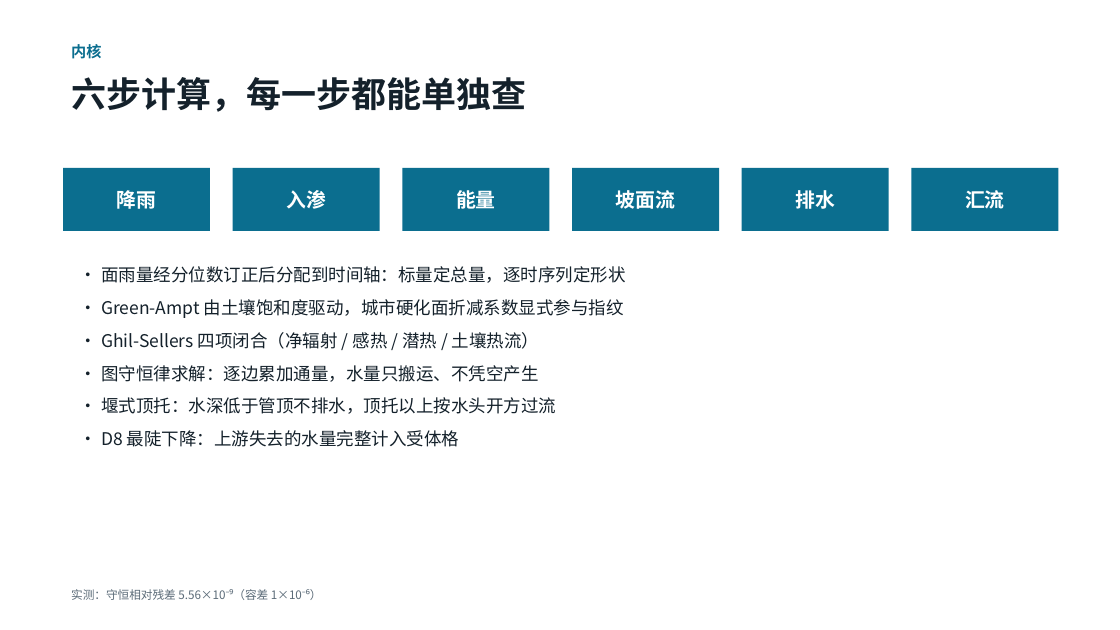
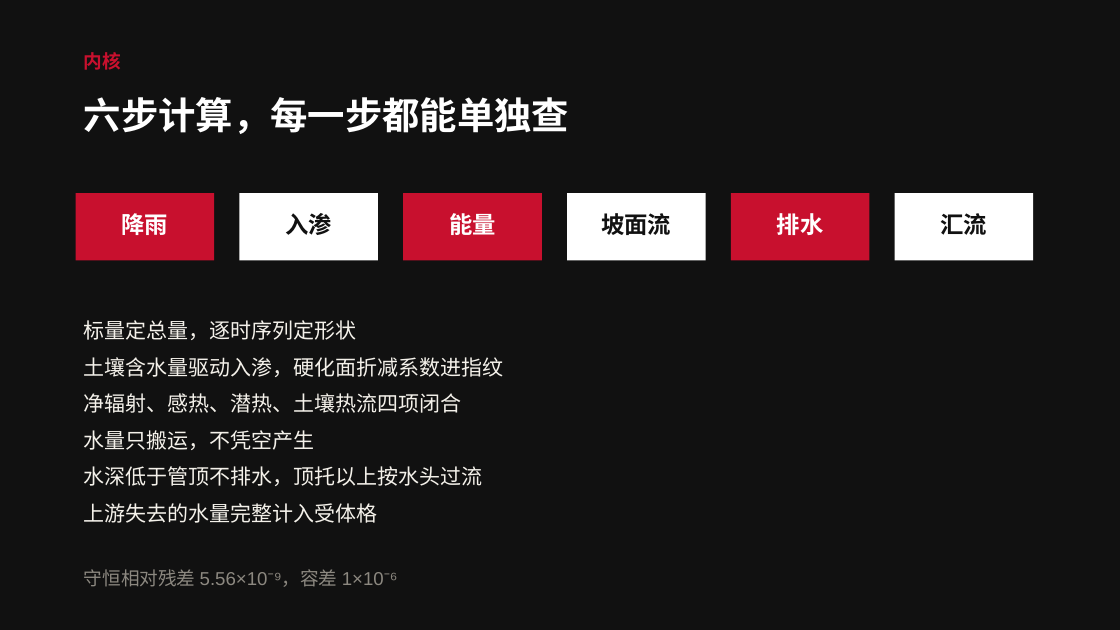
Before and after one commit to toki0413/typhoeus, a slide deck: slide 5 of docs/demo/typhoeus-demo.pptx. Drawn at 1120x630 pixels with LibreOffice and Linux fonts; fonts in the diff are those of the drawing. Boxes give left, top, right and bottom in pixels: in the first picture for what was removed or moved away, otherwise in the second. Text is boxed around its words. In the diff, an @@ line names an element or a change of style, - is before the commit and + after.

```diff
--- a/docs/demo/typhoeus-demo.pptx
+++ b/docs/demo/typhoeus-demo.pptx
@@ rectangle added at [0,0,1120,630], fill #111111 @@
@@ text "内核": place and size @@
-text "内核" at [71,44,101,59]
+text "内核" at [84,52,121,70]
@@ text "内核" at [84,52,121,70]: size 13 to 16 pt, font Noto Sans CJK SC to Arial, text colour #0B6E8F to #C8102E @@
@@ text "六步计算，每一步都能单独查": place and size @@
-text "六步计算，每一步都能单独查" at [71,77,526,112]
+text "六步计算，每一步都能单独查" at [84,97,570,134]
@@ text "六步计算，每一步都能单独查" at [84,97,570,134]: size 30 to 32 pt, font Noto Sans CJK SC to Arial, text colour #14212B to #FFFFFF @@
@@ text "降雨": place and size @@
-text "降雨" at [117,190,157,209]
+text "降雨" at [122,213,169,235]
@@ rectangle: place and size @@
-rectangle at [63,168,210,231]
+rectangle at [76,193,214,260]
@@ text "入渗": place and size @@
-text "入渗" at [286,190,326,209]
+text "入渗" at [285,213,332,235]
@@ rectangle: place and size @@
-rectangle at [233,168,380,231]
+rectangle at [239,193,378,260]
@@ text "能量": place and size @@
-text "能量" at [456,190,496,209]
+text "能量" at [449,209,496,239]
@@ rectangle: place and size @@
-rectangle at [402,168,549,231]
+rectangle at [403,193,542,260]
@@ text "坡面流": place and size @@
-text "坡面流" at [616,190,676,209]
+text "坡面流" at [601,213,671,235]
@@ rectangle: place and size @@
-rectangle at [572,168,719,231]
+rectangle at [567,193,706,260]
@@ size 17 to 20 pt, font Noto Sans CJK SC to Arial in 3 elements at [449,209,496,239], [122,213,169,235], [777,213,824,235] @@
@@ text "排水": place and size @@
-text "排水" at [795,190,835,209]
+text "排水" at [777,213,824,235]
@@ fill #0B6E8F to #C8102E in 3 elements at [403,193,542,260], [76,193,214,260], [731,193,870,260] @@
@@ rectangle: place and size @@
-rectangle at [742,168,889,231]
+rectangle at [731,193,870,260]
@@ size 17 to 20 pt, font Noto Sans CJK SC to Arial, text colour #FFFFFF to #111111 in 3 elements at [285,213,332,235], [601,213,671,235], [941,213,988,235] @@
@@ text "汇流": place and size @@
-text "汇流" at [965,190,1005,209]
+text "汇流" at [941,213,988,235]
@@ fill #0B6E8F to #FFFFFF in 3 elements at [239,193,378,260], [567,193,706,260], [895,193,1033,260] @@
@@ rectangle: place and size @@
-rectangle at [912,168,1059,231]
+rectangle at [895,193,1033,260]
@@ text at [84,320,504,523]: text changed; size 15 to 18 pt; font Noto Sans CJK SC to Arial; text colour #14212B to #F4F1EA @@
-• 面雨量经分位数订正后分配到时间轴：标量定总量，逐时序列定形状
-• Green-Ampt 由土壤饱和度驱动，城市硬化面折减系数显式参与指纹
-• Ghil-Sellers 四项闭合（净辐射 / 感热 / 潜热 / 土壤热流）
-• 图守恒律求解：逐边累加通量，水量只搬运、不凭空产生
-• 堰式顶托：水深低于管顶不排水，顶托以上按水头开方过流
-• D8 最陡下降：上游失去的水量完整计入受体格
+标量定总量，逐时序列定形状
+土壤含水量驱动入渗，硬化面折减系数进指纹
+净辐射、感热、潜热、土壤热流四项闭合
+水量只搬运，不凭空产生
+水深低于管顶不排水，顶托以上按水头过流
+上游失去的水量完整计入受体格
@@ text at [84,569,398,587]: text changed; size 10 to 16 pt; font Noto Sans CJK SC to Arial; text colour #5B6B78 to #8C8880 @@
-实测：守恒相对残差 5.56×10⁻⁹（容差 1×10⁻⁶）
+守恒相对残差 5.56×10⁻⁹，容差 1×10⁻⁶
```
Also in this commit, not shown: 12 other slides changed, 9 other files.
